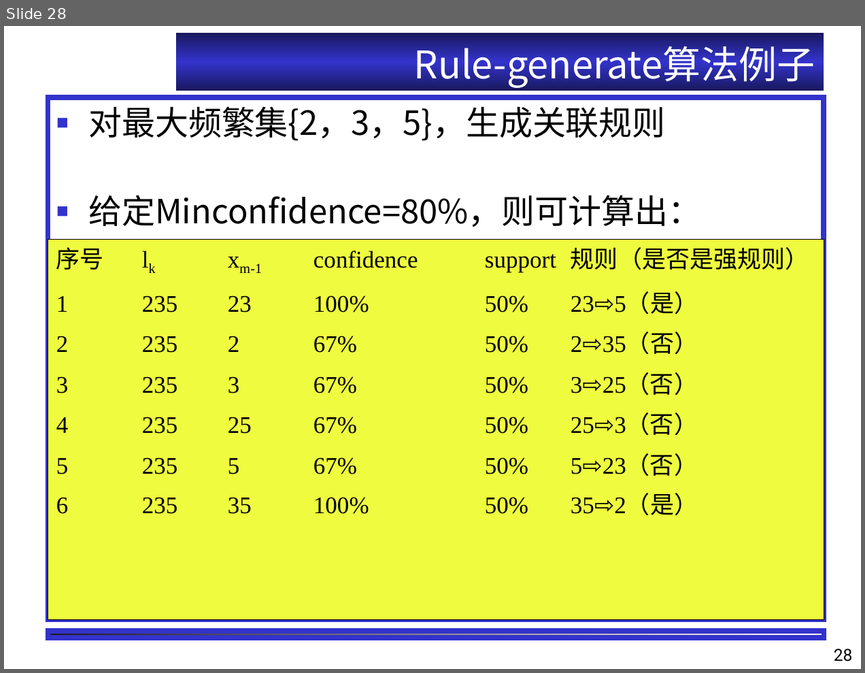
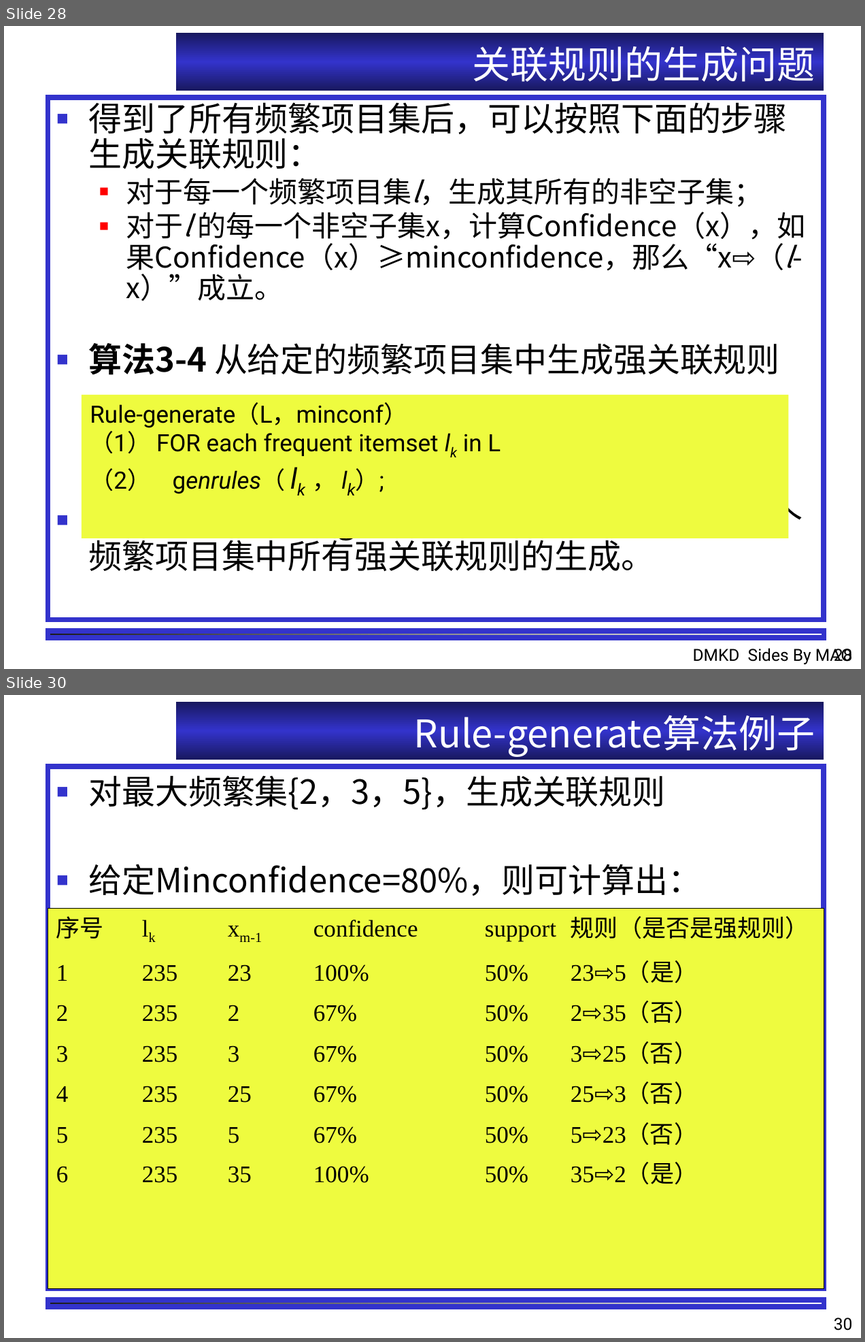
Before and after one commit to shfkuang/shfkuang.github.io, a slide deck: dm/ch3.1.ppt. Shown one above the other, each under a label of ours: slide 28 before the commit, slides 28 and 30 after it; the slides between them are not shown. The pictures are 865x673 and 865x1342 pixels, drawn with LibreOffice and Linux fonts; fonts in the diff are those of the drawing; background and template pictures are left out. Boxes give left, top, right and bottom in pixels: in the first picture for what was removed or moved away, otherwise in the second. Text is boxed around its words. In the diff, an @@ line names an element or a change of style, - is before the commit and + after.

```diff
--- a/dm/ch3.1.ppt
+++ b/dm/ch3.1.ppt
@@ slide 28 added at [4, 26, 861, 669], background #FFFFFF; not listed: 1 template element that a slide beside it also shows @@
@@ title added at [176, 33, 824, 91], fill gradient #18185E to #3333CC, 32 pt, text #FFFFFF @@
+关联规则的生成问题
@@ text added at [48, 98, 824, 620], outline #3333CC 4.51 pt, 24 pt, text #000000 @@
+■ 得到了所有频繁项目集后，可以按照下面的步骤生成关联规则：
+  ■ 对于每一个频繁项目集l，生成其所有的非空子集；
+  ■ 对于l 的每一个非空子集x，计算Confidence（x），如果Confidence（x）≥minconfidence，那么“x⇨（l-x）”成立。
+■ 算法3-4 从给定的频繁项目集中生成强关联规则
+■ 算法3-4的核心是genrules递归过程，它实现一个频繁项目集中所有强关联规则的生成。
@@ rectangle added at [81, 395, 788, 537], fill #EEFB3F, 20 pt, text #000000 @@
+Rule-generate（L，minconf）
+（1） FOR each frequent itemset lk in L
+（2） genrules（ lk ， lk）;
@@ text added at [693, 648, 852, 665], 14 pt, text #000000 @@
+DMKD Sides By MAO
@@ page number added at [834, 648, 853, 661], 14 pt, text #000000 @@
+28
@@ what was slide 28 is now slide 30 @@
@@ page number at [834, 1317, 853, 1330]: text changed @@
-28
+30
```
Also in this commit, not shown: 4 slides changed, 1 other slide added, 4 other files.
